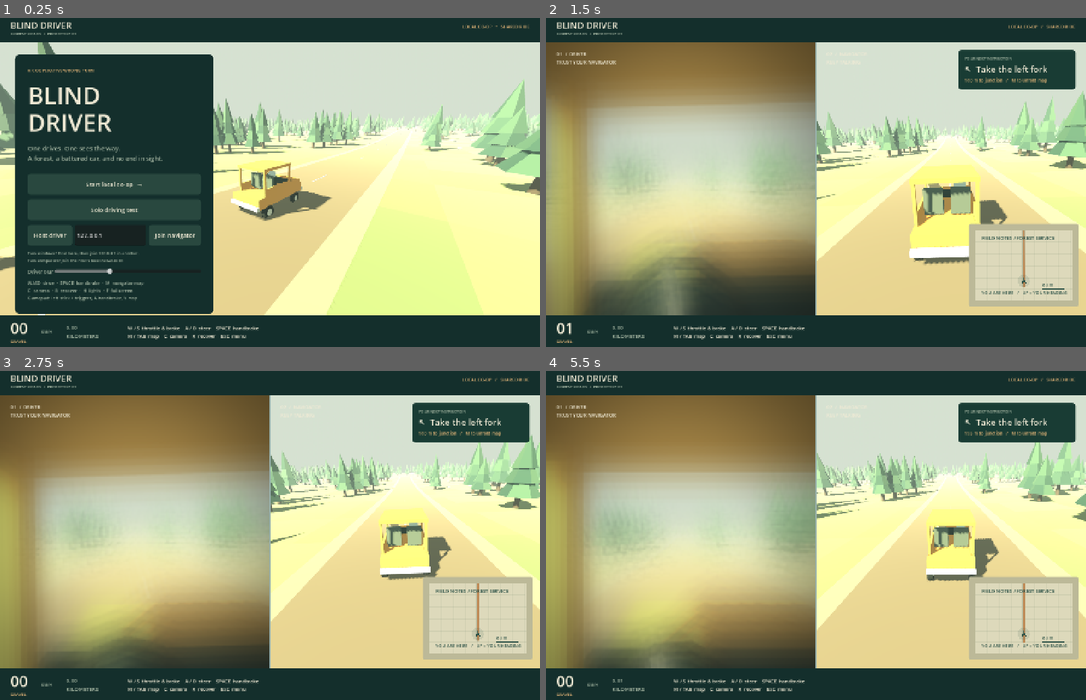
Above: before the commit, frames 1-4 (two rows, left to right).
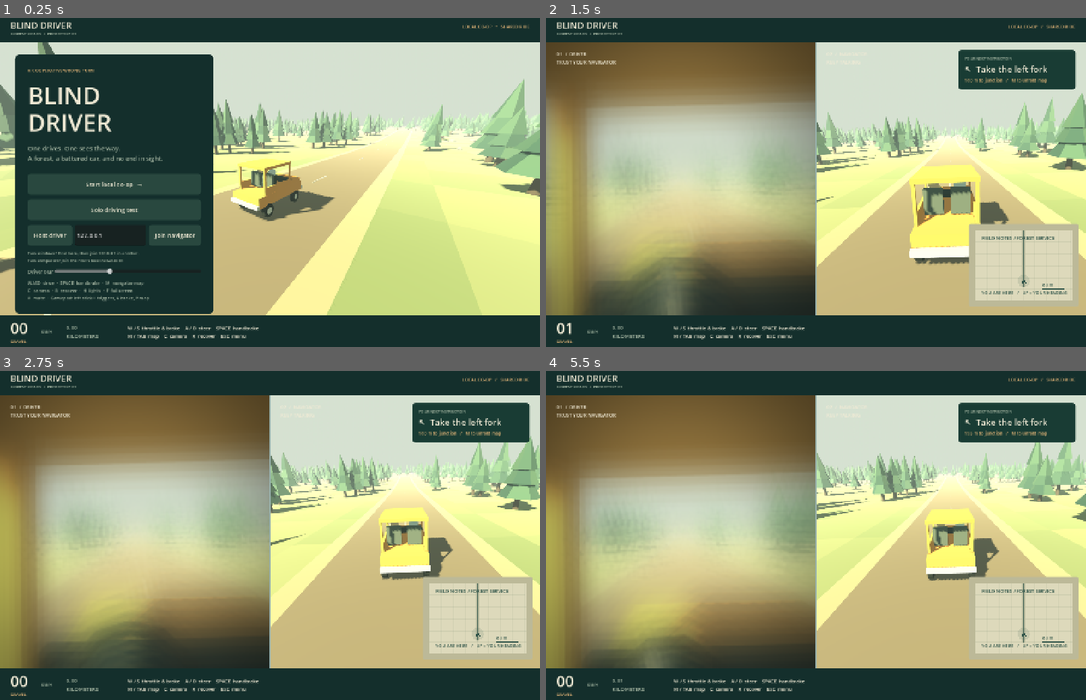
Above: after the commit, the same moments.

Repository: SuperZooper3/blind-driver
Game: Godot game, scene res://scenes/main.tscn
Same seed, same stepped clock (60 frames per second), same inputs: the game is played once before the commit and once after it.
Inputs:
- Up to frame 1 (0.25 s): no input
- Up to frame 2 (1.5 s): click "Start local co-op →" at 0.5 s; hold D (steer_right) from 1.28 s (still down); hold C (camera) from 1.28 s (still down)
- Up to frame 3 (2.75 s): tap H (lights) at 1.55, 2.1 s; release D (steer_right) at 2.03 s; release C (camera) at 2.03 s; hold Space (handbrake) from 2.03 s (still down); tap R (recover) at 2.3 s
- Up to frame 4 (5.5 s): release Space (handbrake) at 2.78 s; hold D (steer_right) 2.78-3.53 s; hold R (recover) 2.78-3.53 s; tap Tab at 3.05, 3.6 s; hold W (accelerate) 3.53-4.28 s; tap C (camera) at 3.8 s; hold C (camera) 4.28-5.03 s; hold A (steer_left) from 4.28 s (still down); tap H (lights) at 4.55, 5.1 s; tap F (fullscreen) at 4.9 s; tap R (recover) at 5.3 s

The runs differ from the first frame. In frame 1, 22% of the frame differs, in the area x 0-100%, y 7-91%; in frame 2, 13%; in frame 3, 22%, in the area x 6-100%, y 19-91%; in frame 4, 17%.

Commit message:
feat: add host-authoritative local multiplayer and development guide

Diff:
--- a/scripts/car.gd
+++ b/scripts/car.gd
@@ -25,6 +25,7 @@
 var wheel_spin := 0.0
 var reset_transform := Transform3D.IDENTITY
 var reset_pending := false
+var recovery_serial := 0
 var impact_strength := 0.0
 var steering_wheel: Node3D
 var headlights: Array[SpotLight3D] = []
@@ -154,6 +155,7 @@
 		state.linear_velocity = Vector3.ZERO
 		state.angular_velocity = Vector3.ZERO
 		reset_pending = false
+		recovery_serial += 1
 		return
 	if remote:
 		return
--- a/scripts/game_ui.gd
+++ b/scripts/game_ui.gd
@@ -213,7 +213,7 @@
 	blur_slider.value = 0.028
 	blur_slider.size_flags_horizontal = Control.SIZE_EXPAND_FILL
 	blur_row.add_child(blur_slider)
-	box.add_child(_label("WASD  drive  ·  SPACE  handbrake  ·  M  navigator map\nC  camera  ·  R  recover  ·  H  lights  ·  F  fullscreen\nGamepad: left stick + triggers, A handbrake, Y map", 12, muted))
+	box.add_child(_label("WASD  drive  ·  SPACE  handbrake  ·  M  navigator map\nC  camera  ·  R  recover  ·  H  lights  ·  F  fullscreen\nV  mute  ·  Gamepad: left stick + triggers, A brake, Y map", 12, muted))
 
 func _button(text: String, action: Callable) -> Button:
 	var button := Button.new()
@@ -265,7 +265,9 @@
 		driver_screen.visible = false
 		navigator_screen.visible = true
 	else:
+		var current_status := status_label.text
 		set_mode(mode)
+		status_label.text = current_status
 
 func toggle_map() -> void:
 	map_open = not map_open
--- a/scripts/main.gd
+++ b/scripts/main.gd
@@ -4,6 +4,7 @@
 const Car = preload("res://scripts/car.gd")
 const UI = preload("res://scripts/game_ui.gd")
 const Audio = preload("res://scripts/engine_audio.gd")
+const Session = preload("res://scripts/session.gd")
 var world: Node3D
 var car: RigidBody3D
 var ui: CanvasLayer
@@ -18,6 +19,8 @@
 var camera_initialized := false
 var route_timer := 0.0
 var blur_material: ShaderMaterial
+var session: Node
+var audio_muted := false
 
 func _ready() -> void:
 	_setup_input()
@@ -52,8 +55,25 @@
 	motor = Audio.new()
 	motor.car = car
 	add_child(motor)
+	session = Session.new()
+	session.name = "Session"
+	session.car = car
+	session.world = world
+	add_child(session)
+	session.status_changed.connect(func(message: String): ui.status_label.text = message)
+	session.connection_lost.connect(func(): car.driving_enabled = false)
 	get_viewport().size_changed.connect(_resize_views)
 	_resize_views()
+	# Useful for opening two local instances without clicking through the menus.
+	for argument in OS.get_cmdline_user_args():
+		if argument == "--host":
+			_host()
+		elif argument.begins_with("--join="):
+			_join(argument.trim_prefix("--join="))
+		elif argument == "--solo":
+			_start("solo")
+		elif argument == "--split":
+			_start("split")
 
 func _setup_environment() -> void:
 	var env := Environment.new()
@@ -69,7 +89,7 @@
 	env.sky = sky
 	env.ambient_light_source = Environment.AMBIENT_SOURCE_COLOR
 	env.ambient_light_color = Color("c5d6ca")
-	env.ambient_light_energy = 0.65
+	env.ambient_light_energy = 0.45
 	env.tonemap_mode = Environment.TONE_MAPPER_FILMIC
 	env.fog_enabled = true
 	env.fog_light_color = Color("b7c7b1")
@@ -80,7 +100,7 @@
 	var sun := DirectionalLight3D.new()
 	sun.rotation_degrees = Vector3(-38, -35, 0)
 	sun.light_color = Color("ffe0ad")
-	sun.light_energy = 1.25
+	sun.light_energy = 0.95
 	sun.shadow_enabled = true
 	sun.directional_shadow_max_distance = 130.0
 	add_child(sun)
@@ -114,6 +134,7 @@
 func _process(delta: float) -> void:
 	world.focus = car.global_position
 	_update_cameras(delta)
+	motor.enabled = started and not audio_muted and not ui.in_menu
 	ui.speed_label.text = "%02d" % roundi(absf(car.signed_speed) * 3.6)
 	ui.distance_label.text = "%.2f\nKILOMETERS" % (car.distance_driven / 1000.0)
 	ui.surface_label.text = "GRAVEL" if car.on_road else "OFF ROAD"
@@ -126,6 +147,7 @@
 		car.on_road = world.road_distance(car.global_position) < 4.6
 	if car.global_position.y < -35:
 		_recover()
+	ui.hint_label.text = "UPSIDE DOWN?  Press R to recover." if car.global_basis.y.dot(Vector3.UP) < 0.35 else ""
 
 func _update_cameras(delta: float) -> void:
 	var car_basis := car.global_basis.orthonormalized()
@@ -136,7 +158,7 @@
 	var seat_basis := stable.slerp(car_basis, 0.35)
 	var driver_target := Transform3D(seat_basis, car.global_transform * Vector3(-0.43, 1.23, -0.05))
 	var nav_target := Transform3D(seat_basis, car.global_transform * Vector3(0.43, 1.23, -0.05))
-	var chase: bool = ui.in_menu or chase_camera or mode == "solo"
+	var chase: bool = ui.in_menu or chase_camera
 	navigator_camera.cull_mask = 3 if chase else 1
 	if chase:
 		var offset := Vector3(5.8, 3.8, 7.0) if ui.in_menu else Vector3(0, 3.5, 7.8)
@@ -173,10 +195,16 @@
 	var left: bool = int(nearest.id) % 2 == 0
 	ui.route_label.text = "↖  Take the left fork" if left else "Take the right fork  ↗"
 	ui.route_distance.text = "%d m to junction   /   M to unfold map" % (roundi(distance / 5.0) * 5)
-	ui.map.route_id = nearest.id
+	var children: Array[Dictionary] = []
+	for road: Dictionary in world.roads:
+		if int(road.parent) == int(nearest.id) and int(road.depth) > int(nearest.depth):
+			children.append(road)
+	ui.map.route_id = int(children[0 if left else 1].id) if children.size() >= 2 else -1
 
 func _start(value: String) -> void:
+	session.stop()
 	mode = value
+	chase_camera = mode == "solo"
 	started = true
 	car.driving_enabled = true
 	ui.set_mode(mode)
@@ -196,10 +224,27 @@
 	camera_initialized = false
 
 func _host() -> void:
-	ui.status_label.text = "CONNECTION MODE IS BEING BUILT"
-
-func _join(_address: String) -> void:
-	ui.status_label.text = "CONNECTION MODE IS BEING BUILT"
+	mode = "host"
+	ui.set_mode(mode)
+	if session.host() != OK:
+		return
+	started = true
+	car.driving_enabled = true
+	chase_camera = false
+	ui.show_menu(false)
+	ui.status_label.text = "DRIVER / HOSTING ON PORT %d" % session.PORT
+	_resize_views()
+
+func _join(address: String) -> void:
+	mode = "join"
+	ui.set_mode(mode)
+	if session.join(address) != OK:
+		return
+	started = true
+	car.driving_enabled = false
+	chase_camera = false
+	ui.show_menu(false)
+	_resize_views()
 
 func _unhandled_input(event: InputEvent) -> void:
 	if event.is_action_pressed("menu") and started:
@@ -219,9 +264,11 @@
 		_recover()
 	if event.is_action_pressed("lights"):
 		car.toggle_lights()
+	if event.is_action_pressed("mute"):
+		audio_muted = not audio_muted
 
 func _setup_input() -> void:
-	var bindings := {"accelerate": [KEY_W, KEY_UP], "reverse":  …(199 unchanged characters)… "lights": [KEY_H], "fullscreen": [KEY_F]}
+	var bindings := {"accelerate": [KEY_W, KEY_UP], "reverse":  …(199 unchanged characters)… "lights": [KEY_H], "fullscreen": [KEY_F], "mute": [KEY_V]}
 	for action: String in bindings:
 		InputMap.add_action(action)
 		for key: int in bindings[action]:
--- a/scripts/procedural_world.gd
+++ b/scripts/procedural_world.gd
@@ -28,6 +28,8 @@
 var tree_mesh: ArrayMesh
 var trunk_mesh: CylinderMesh
 var rock_mesh: SphereMesh
+var road_cells: Dictionary = {}
+const ROAD_CELL_SIZE := 48.0
 
 func _ready() -> void:
 	road_material = Geo.material(Color("726b57"))
@@ -35,9 +37,11 @@
 	stripe_material = Geo.material(Color("dbcb91"))
 	terrain_material = Geo.material(Color.WHITE)
 	terrain_material.vertex_color_use_as_albedo = true
+	terrain_material.vertex_color_is_srgb = true
 	trunk_material = Geo.material(Color("4a4234"))
 	leaf_material = Geo.material(Color.WHITE)
 	leaf_material.vertex_color_use_as_albedo = true
+	leaf_material.vertex_color_is_srgb = true
 	rock_material = Geo.material(Color("838a7e"))
 	_build_tree_mesh()
 	if allow_generation:
@@ -94,6 +98,8 @@
 		var end: Vector3 = road.points[-1]
 		if end.distance_to(at) > 235.0:
 			continue
+		if road.depth % 2 == 0 and roads.size() > MAX_ROADS - 2:
+			continue
 		road.expanded = true
 		var depth: int = road.depth + 1
 		if road.depth % 2 == 0:
@@ -104,12 +110,16 @@
 		expanded += 1
 		if expanded >= 3:
 			break
+	var removed := false
 	for road: Dictionary in roads.duplicate():
 		var points: PackedVector3Array = road.points
 		if at.distance_to(points[0]) > KEEP_DISTANCE and at.distance_to(points[-1]) > KEEP_DISTANCE:
 			road.node.queue_free()
 			roads.erase(road)
 			graph_revision += 1
+			removed = true
+	if removed:
+		_rebuild_road_index()
 
 func _add_road(start: Vector3, heading: float, depth: int, parent_id: int, length: float = 155.0) -> void:
 	var rng := RandomNumberGenerator.new()
@@ -127,6 +137,9 @@
 	roads.append(road)
 	graph_revision += 1
 	# Newly chosen branches may enter an existing forest tile. Rebuild only those tiles.
+	_invalidate_road_tiles(points)
+
+func _invalidate_road_tiles(points: PackedVector3Array) -> void:
 	var dirty: Dictionary = {}
 	for point: Vector3 in points:
 		for dx in [-9.0, 9.0]:
@@ -140,6 +153,7 @@
 				pending_tiles.append(key)
 
 func _render_road(road: Dictionary) -> void:
+	_index_road(road)
 	var root := Node3D.new()
 	root.name = "Road_%d" % road.id
 	add_child(root)
@@ -178,7 +192,8 @@
 		var bl := ground_point(b.x - side.x, b.z - side.z, 0.17 + lift)
 		var br := ground_point(b.x + side.x, b.z + side.z, 0.17 + lift)
 		vertices.append_array(PackedVector3Array([al, ar, bl, ar, br, bl]))
-	Geo.instance(parent, Geo.mesh_from_triangles(vertices), Vector3.ZERO, mat)
+	var ribbon := Geo.instance(parent, Geo.mesh_from_triangles(vertices), Vector3.ZERO, mat)
+	ribbon.create_trimesh_collision()
 
 func nearest_road(at: Vector3) -> Dictionary:
 	var best := {"distance": INF, "point": Vector3.ZERO, "direction": Vector3.FORWARD, "road_id": 0}
@@ -196,7 +211,34 @@
 	return best
 
 func road_distance(at: Vector3) -> float:
-	return nearest_road(at).distance
+	# Decoration and tire queries only need nearby roads. Avoid scanning the entire
+	# retained graph for every single tree as the run gets longer.
+	var key := Vector2i(floori(at.x / ROAD_CELL_SIZE), floori(at.z / ROAD_CELL_SIZE))
+	var point := Vector2(at.x, at.z)
+	var closest := INF
+	for x in range(-1, 2):
+		for z in range(-1, 2):
+			for segment: Array in road_cells.get(key + Vector2i(x, z), []):
+				var a: Vector2 = segment[0]
+				var b: Vector2 = segment[1]
+				var t := clampf((point - a).dot(b - a) / (b - a).length_squared(), 0.0, 1.0)
+				closest = minf(closest, point.distance_to(a.lerp(b, t)))
+	return closest
+
+func _index_road(road: Dictionary) -> void:
+	var points: PackedVector3Array = road.points
+	for i in range(points.size() - 1):
+		var a := Vector2(points[i].x, points[i].z)
+		var b := Vector2(points[i + 1].x, points[i + 1].z)
+		var key := Vector2i(floori(a.x / ROAD_CELL_SIZE), floori(a.y / ROAD_CELL_SIZE))
+		if not road_cells.has(key):
+			road_cells[key] = []
+		road_cells[key].append([a, b])
+
+func _rebuild_road_index() -> void:
+	road_cells.clear()
+	for road: Dictionary in roads:
+		_index_road(road)
 
 func _build_tile(key: Vector2i) -> void:
 	if tiles.has(key):
@@ -314,18 +356,18 @@
 		var found := false
 		for road: Dictionary in roads:
 			if road.id == record.id:
+				road.expanded = record.expanded
 				found = true
 				break
 		if not found:
 			_render_road(record)
 			roads.append(record)
+			_invalidate_road_tiles(record.points)
+		next_id = maxi(next_id, int(record.id) + 1)
 	for road: Dictionary in roads.duplicate():
 		if not incoming.has(road.id):
 			road.node.queue_free()
 			roads.erase(road)
-	# Rebuild decor after a graph update to keep trees off newly received roads.
-	for key: Vector2i in tiles:
-		tiles[key].queue_free()
-	tiles.clear()
-	last_tile = Vector2i(99999, 99999)
-	update_stream(focus, true)
+	_rebuild_road_index()
+	graph_revision += 1
+	update_stream(focus)
--- a/scripts/route_map.gd
+++ b/scripts/route_map.gd
@@ -37,7 +37,7 @@
 			points.append(_project(p))
 		draw_polyline(points, Color("b7b99c"), 11.0 if large else 8.0, true)
 		draw_polyline(points, ink, 3.0, true)
-		if int(road.parent) == route_id and int(road.id) % 2 == (route_id % 2):
+		if int(road.id) == route_id:
 			draw_polyline(points, Color("c17a3f"), 5.0, true)
 	var pos := _project(car.global_position)
 	draw_circle(pos, 16.0, Color(0.18, 0.33, 0.28, 0.12))
--- /dev/null
+++ b/scripts/session.gd
@@ -0,0 +1,211 @@
+extends Node
+## Desktop localhost/LAN co-op. The driver owns physics; navigator interpolates.
+## This is Godot's WebSocket RPC protocol, not the future public Node relay protocol.
+
+signal status_changed(message: String)
+signal connection_lost
+
+const PORT := 18765
+const INTERPOLATION_DELAY := 0.10
+const SNAPSHOT_INTERVAL := 1.0 / 30.0
+var car: RigidBody3D
+var world: Node3D
+var peer: WebSocketMultiplayerPeer
+var role := "local"
+var navigator_id := 0
+var last_graph_revision := -1
+var snapshot_timer := 0.0
+var graph_timer := 0.0
+var sequence := 0
+var last_sequence := -1
+var reset_serial := 0
+var received_reset := -1
+var snapshots: Array[Dictionary] = []
+var clock_offset := 0.0
+var last_received_at := 0.0
+var stale := false
+var snapshots_received := 0
+var graph_received := false
+
+func _ready() -> void:
+	multiplayer.peer_connected.connect(_peer_connected)
+	multiplayer.peer_disconnected.connect(_peer_disconnected)
+	multiplayer.connected_to_server.connect(_connected)
+	multiplayer.connection_failed.connect(_failed)
+	multiplayer.server_disconnected.connect(_failed)
+
+func _new_peer() -> WebSocketMultiplayerPeer:
+	var socket := WebSocketMultiplayerPeer.new()
+	socket.inbound_buffer_size = 1048576
+	socket.outbound_buffer_size = 1048576
+	socket.max_queued_packets = 128
+	socket.handshake_timeout = 5.0
+	return socket
+
+func host(bind_address: String = "*") -> Error:
+	stop()
+	peer = _new_peer()
+	var error := peer.create_server(PORT, bind_address)
+	if error != OK:
+		status_changed.emit("PORT %d BUSY / CLOSE THE OTHER HOST" % PORT)
+		peer = null
+		return error
+	role = "host"
+	multiplayer.multiplayer_peer = peer
+	status_changed.emit("DRIVER / HOSTING ON PORT %d" % PORT)
+	return OK
+
+func join(address: String) -> Error:
+	stop()
+	peer = _new_peer()
+	var url := address.strip_edges()
+	if not url.begins_with("ws://") and not url.begins_with("wss://"):
+		url = "ws://" + url
+	if url.get_slice("://", 1).find(":") == -1:
+		url += ":%d" % PORT
+	var error := peer.create_client(url)
+	if error != OK:
+		status_changed.emit("COULD NOT CONNECT / CHECK HOST ADDRESS")
+		peer = null
+		return error
+	role = "join"
+	car.remote = true
+	car.freeze = true
+	car.collision_layer = 0
+	car.collision_mask = 0
+	world.allow_generation = false
+	multiplayer.multiplayer_peer = peer
+	status_changed.emit("NAVIGATOR / CONNECTING TO DRIVER")
+	return OK
+
+func stop() -> void:
+	if peer != null:
+		peer.close()
+	multiplayer.multiplayer_peer = OfflineMultiplayerPeer.new()
+	peer = null
+	role = "local"
+	navigator_id = 0
+	snapshots.clear()
+	sequence = 0
+	last_sequence = -1
+	received_reset = -1
+	last_graph_revision = -1
+	snapshots_received = 0
+	graph_received = false
+	stale = false
+	last_received_at = 0.0
+	car.remote = false
+	car.freeze = false
+	car.linear_velocity = Vector3.ZERO
+	car.angular_velocity = Vector3.ZERO
+	car.collision_layer = 1
+	car.collision_mask = 1
+	world.allow_generation = true
+
+func _peer_connected(id: int) -> void:
+	if role != "host":
+		return
+	if navigator_id != 0:
+		peer.disconnect_peer(id)
+		return
+	navigator_id = id
+	peer.get_peer(id).set_no_delay(true)
+	last_graph_revision = -1
+	car.driving_enabled = true
+	status_changed.emit("DRIVER / NAVIGATOR CONNECTED")
+
+func _peer_disconnected(id: int) -> void:
+	if role == "host" and id == navigator_id:
+		navigator_id = 0
+		car.driving_enabled = false
+		status_changed.emit("NAVIGATOR LEFT / ESC TO RESUME OR REHOST")
+
+func _connected() -> void:
+	status_changed.emit("NAVIGATOR / RECEIVING WORLD")
+
+func _failed() -> void:
+	status_changed.emit("CONNECTION LOST / ESC TO RECONNECT")
+	connection_lost.emit()
+
+func _process(delta: float) -> void:
+	if role == "host" and navigator_id != 0:
+		snapshot_timer += delta
+		graph_timer += delta
+		var socket := peer.get_peer(navigator_id)
+		# Do not pile new snapshots behind a slow connection.
+		if socket.get_current_outbound_buffered_amount() > 32768:
+			return
+		if world.graph_revision != last_graph_revision and graph_timer > 0.25:
+			graph_timer = 0.0
+			_receive_graph.rpc_id(navigator_id, world.export_graph())
+			last_graph_revision = world.graph_revision
+		if snapshot_timer >= SNAPSHOT_INTERVAL:
+			snapshot_timer = fmod(snapshot_timer, SNAPSHOT_INTERVAL)
+			sequence += 1
+			reset_serial = car.recovery_serial
+			_receive_snapshot.rpc_id(navigator_id, {"seq": sequence, "time": Time.get_ticks_msec() / 1000.0, "transform": car.global_transform, "velocity": car.linear_velocity, "speed": car.signed_speed, "steering": car.steering, "throttle": car.throttle, "distance": car.distance_driven, "grounded": car.grounded_wheels, "reset": reset_serial})
+	elif role == "join":
+		_interpolate(delta)
+
+@rpc("authority", "call_remote", "reliable")
+func _receive_graph(data: Array) -> void:
+	if role != "join" or data.size() > 100:
+		return
+	world.import_graph(data)
+	graph_received = true
+	status_changed.emit("NAVIGATOR / CONNECTED TO DRIVER")
+
+@rpc("authority", "call_remote", "unreliable_ordered")
+func _receive_snapshot(data: Dictionary) -> void:
+	if role != "join" or int(data.get("seq", -1)) <= last_sequence:
+		return
+	var now := Time.get_ticks_msec() / 1000.0
+	var received_transform: Transform3D = data.transform
+	if not received_transform.origin.is_finite():
+		return
+	if snapshots.is_empty() or int(data.reset) != received_reset:
+		snapshots.clear()
+		clock_offset = now - float(data.time)
+		car.global_transform = received_transform
+		received_reset = int(data.reset)
+	else:
+		# Lowest recent transit offset avoids turning arrival jitter into render jitter.
+		clock_offset = minf(clock_offset + 0.0002, now - float(data.time))
+	last_sequence = int(data.seq)
+	last_received_at = now
+	snapshots_received += 1
+	snapshots.append(data)
+	if snapshots.size() > 20:
+		snapshots.pop_front()
+	if stale:
+		stale = false
+		status_changed.emit("NAVIGATOR / CONNECTION RESTORED")
+
+func _interpolate(delta: float) -> void:
+	if snapshots.is_empty():
+		return
+	var now := Time.get_ticks_msec() / 1000.0
+	if now - last_received_at > 1.0:
+		if not stale:
+			stale = true
+			status_changed.emit("CONNECTION STALLED / WAITING FOR DRIVER")
+		return
+	var render_time := now - clock_offset - INTERPOLATION_DELAY
+	while snapshots.size() > 2 and float(snapshots[1].time) <= render_time:
+		snapshots.pop_front()
+	var a: Dictionary = snapshots[0]
+	var b: Dictionary = snapshots[mini(1, snapshots.size() - 1)]
+	var span := float(b.time) - float(a.time)
+	var weight := clampf((render_time - float(a.time)) / span, 0.0, 1.0) if span > 0.0 else 1.0
+	var transform_a: Transform3D = a.transform
+	car.global_transform = transform_a.interpolate_with(b.transform, weight)
+	car.signed_speed = lerpf(a.speed, b.speed, weight)
+	car.steering = lerpf(a.steering, b.steering, weight)
+	car.throttle = b.throttle
+	car.distance_driven = b.distance
+	car.grounded_wheels = b.grounded
+	car.wheel_spin += car.signed_speed * delta / car.WHEEL_RADIUS
+	car.steering_wheel.rotation.z = car.steering * 1.9
+	for i in car.wheel_pivots.size():
+		car.wheel_pivots[i].rotation.y = car.steering_angle() if i < 2 else 0.0
+		car.wheel_meshes[i].rotation.x = -car.wheel_spin
--- /dev/null
+++ b/tests/network_probe.gd
@@ -0,0 +1,58 @@
+extends SceneTree
+## Integration probe, launched twice by run_checks.py over real localhost WebSockets.
+
+var game: Node3D
+var is_host := false
+var elapsed := 0.0
+var reset_sent := false
+var finished := false
+
+func _initialize() -> void:
+	call_deferred("_run")
+
+func _run() -> void:
+	game = load("res://scenes/main.tscn").instantiate()
+	root.add_child(game)
+	is_host = OS.get_cmdline_user_args().has("--probe-host")
+	if is_host:
+		game.mode = "host"
+		game.started = true
+		game.car.driving_enabled = true
+		if game.session.host("127.0.0.1") != OK:
+			print("FAIL: could not bind test host")
+			quit(1)
+		else:
+			print("HOST_READY")
+	else:
+		game._join("127.0.0.1")
+	process_frame.connect(_tick)
+
+func _tick() -> void:
+	if finished:
+		return
+	elapsed += root.get_process_delta_time()
+	if is_host:
+		if game.session.navigator_id != 0 and elapsed < 6.0:
+			Input.action_press("accelerate")
+		else:
+			Input.action_release("accelerate")
+		if elapsed > 6.5 and not reset_sent:
+			reset_sent = true
+			game._recover()
+		if elapsed > 10.0:
+			print("PASS: host ran authoritative physics and recovery")
+			_finish(0)
+	else:
+		if elapsed > 8.0:
+			var session = game.session
+			var passed: bool = session.snapshots_received > 90 and session.graph_received and session.received_reset > 0 and game.car.distance_driven > 20.0 and game.car.remote and game.car.freeze
+			print("%s: navigator received %d snapshots, %d roads, reset=%d, distance=%.1f, remote=%s" % ["PASS" if passed else "FAIL", session.snapshots_received, game.world.roads.size(), session.received_reset, game.car.distance_driven, game.car.remote])
+			_finish(0 if passed else 1)
+
+func _finish(code: int) -> void:
+	finished = true
+	Input.action_release("accelerate")
+	game.session.stop()
+	game.queue_free()
+	await process_frame
+	quit(code)
Not shown, added: docs/ONLINE_PLAN.md
